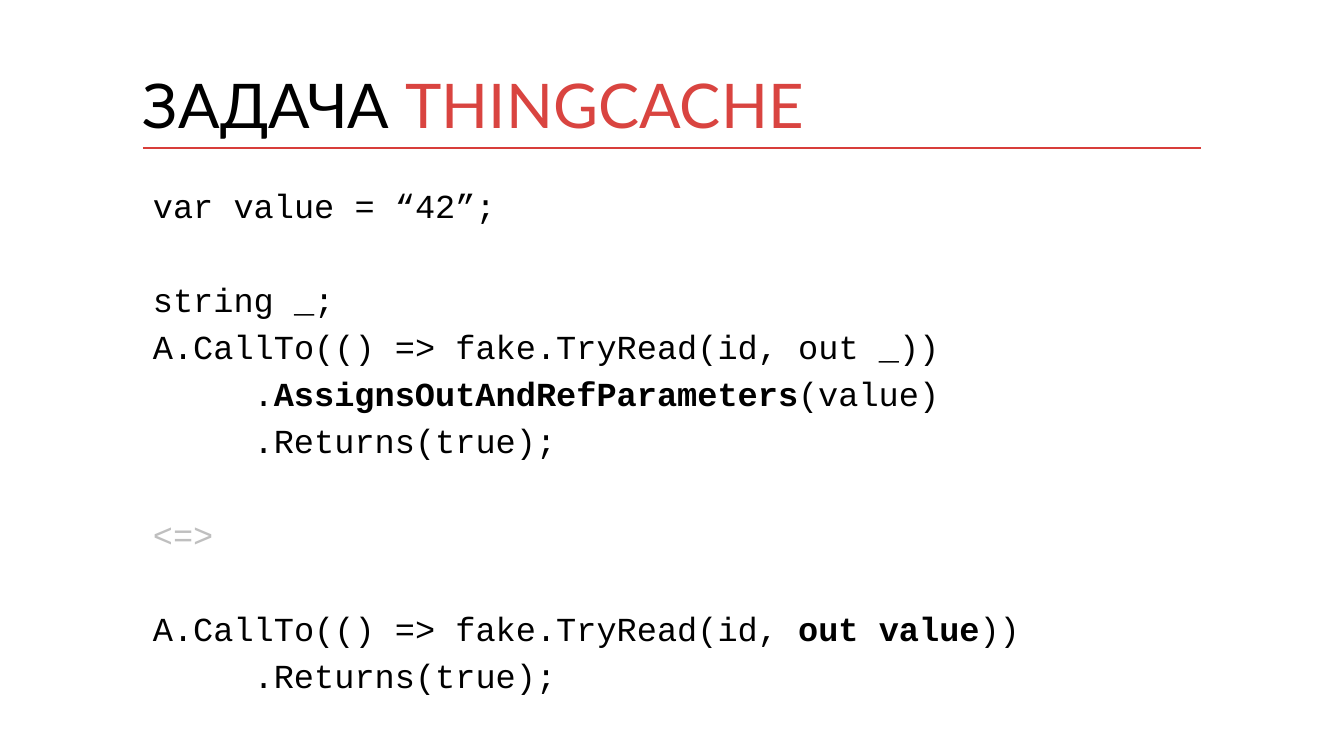
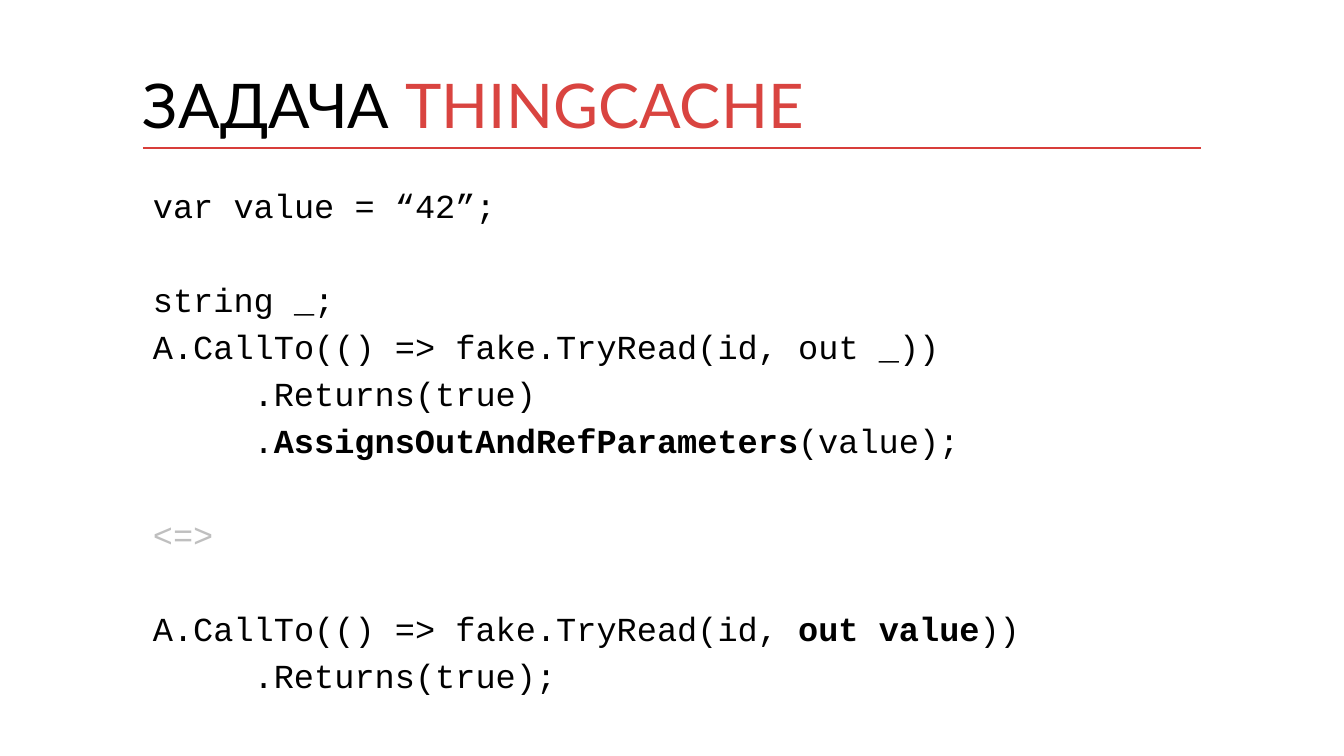
Before and after one commit to kontur-courses/mocks, a slide deck: slide 7 of mocks.pptx (slide 8 before the commit). Drawn at 1344x756 pixels with LibreOffice and Linux fonts; fonts in the diff are those of the drawing. Boxes give left, top, right and bottom in pixels: in the first picture for what was removed or moved away, otherwise in the second. Text is boxed around its words. In the diff, an @@ line names an element or a change of style, - is before the commit and + after.

```diff
--- a/mocks.pptx
+++ b/mocks.pptx
@@ text at (254,381,960,460): text changed @@
-.AssignsOutAndRefParameters(value)
-.Returns(true);
+.Returns(true)
+.AssignsOutAndRefParameters(value);
```
Also in this commit, not shown: 1 other slide changed, 1 slide added, 1 slide removed.
